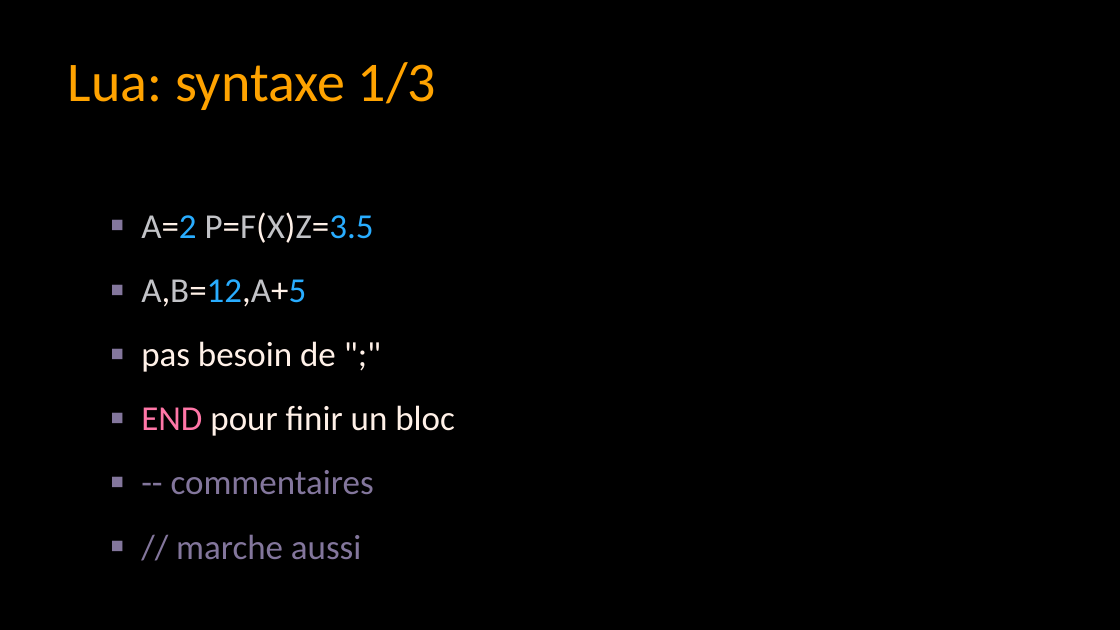
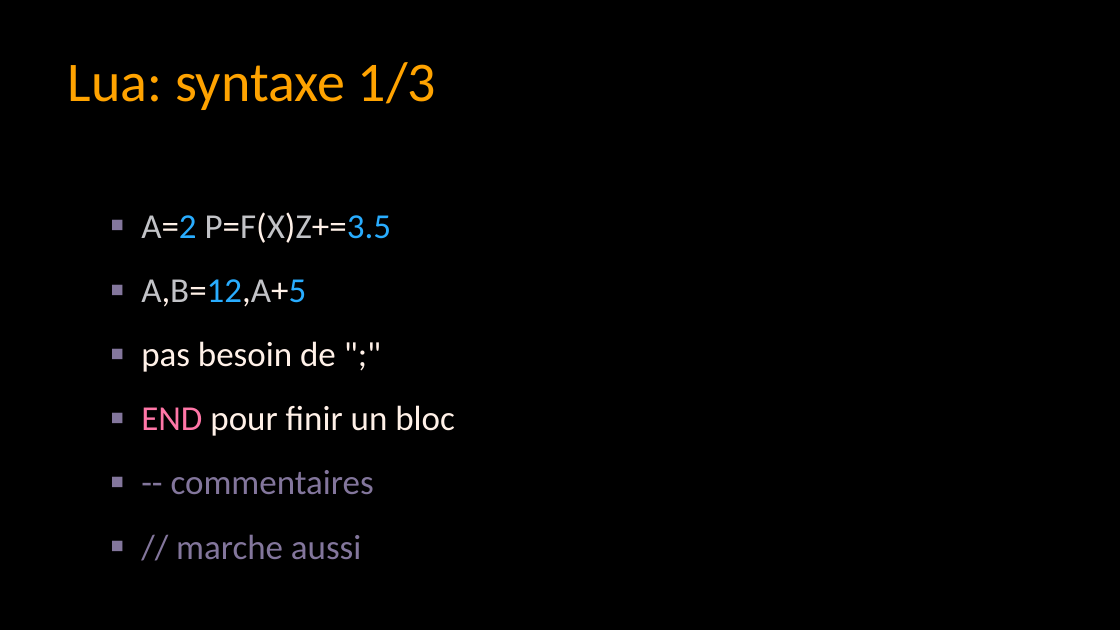
Before and after one commit to samhocevar/cookie-party-pico8-workshop, a slide deck: slide 11 of pico8-workshop.pptx (slide 10 before the commit). Drawn at 1120x630 pixels with LibreOffice and Linux fonts; fonts in the diff are those of the drawing; background and template pictures are left out. Boxes give left, top, right and bottom in pixels: in the first picture for what was removed or moved away, otherwise in the second. Text is boxed around its words. In the diff, an @@ line names an element or a change of style, - is before the commit and + after.

```diff
--- a/pico8-workshop.pptx
+++ b/pico8-workshop.pptx
@@ text at (141,212,391,243): text changed; text colour #C2C3C7 to #FFF1E8 @@
-▪ A=2 P=F(X)Z=3.5
+▪ A=2 P=F(X)Z+=3.5
```
Also in this commit, not shown: 1 other slide changed, 2 slides added, 1 other file.
